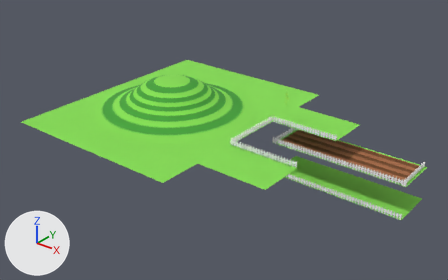
An edit to the glTF model client/res/fieldgrass.glb, drawn before and after from the same camera.
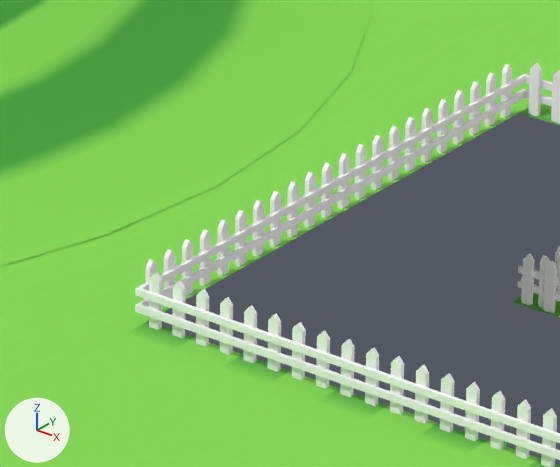
Each version is shown whole from a 50 mm camera at (81.2, -157.2, 103.7) aimed at (-34.1, -13.1, 14.3), then close up on the part from 48% to 62% of the width and 39% to 57% of the height. Arrows for +X, +Y and +Z are at lower left; the lights stay in place. Vertices at the same position are counted once.

The first close-up shows 'grass-1', 'grass1'.
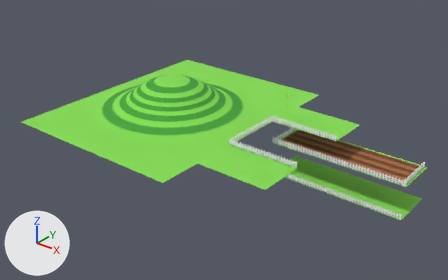
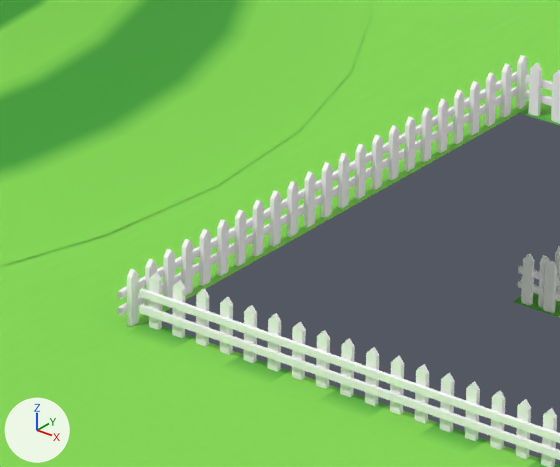
Location of each change, [x1, y1, x2, y2] in pixels of the close-ups (560 x 467 px):
part 1 of me_plane_008, added
    after: [127, 269, 139, 326]
part 2 of me_plane_008, added
    after: [516, 55, 528, 109]
part 3 of me_plane_008, added
    after: [118, 68, 528, 299]
part 4 of me_plane_008, added
    after: [118, 83, 528, 315]
part 5 of me_plane_008, deleted
    before: [135, 74, 527, 313]
part 6 of me_plane_008, cut back
    before: [501, 408, 507, 450]
part 7 of me_plane_008, surface changed
    both: [150, 64, 512, 268]

What changed in the scene script:
```text
Change me_plane_008:
    used by ob_grass_1; location = (-24.0, 0.0, 19.21)
    remove me_plane_008.from_pydata(...)  # 2121 vertices, 3446 faces; spans x -65.0..24.0, y -52.4..30.5, z 0.0..10.8
    add me_plane_008.from_pydata(...)  # 1621 vertices, 2854 faces; spans x -65.0..24.0, y -52.4..30.5, z 0.0..10.8
    me_plane_008 part 1: the loose piece of 10 vertices spanning x -0.3..-0.2, y -21.7..-21.3, z 0.0..2.0 is copied, and the copy is mirrored in x about its middle, then moved by (0.0, -1.0, 0.0), in mat_material_005 (white #ffffff); it spans x -0.4..-0.2, y -22.7..-22.3, z 0.0..2.0
    me_plane_008 part 2: the loose piece of 10 vertices spanning x 0.3..0.7, y 0.2..0.3, z 0.0..2.0 is copied, and the copy is turned 90 degrees about the z axis through the mesh origin, in mat_material_005 (white #ffffff); it spans x -0.4..-0.2, y 0.3..0.7, z 0.0..2.0
    me_plane_008 part 3: a new loose piece of 100 vertices spanning x -0.5..-0.4, y -23.0..1.0, z 1.1..1.4, in mat_material_005 (white #ffffff)
    me_plane_008 part 4: a new loose piece of 100 vertices spanning x -0.5..-0.4, y -23.0..1.0, z 0.5..0.7, in mat_material_005 (white #ffffff)
    me_plane_008 part 5: 258 vertices removed from x -0.2..4.3, y -22.5..0.5, z 0.0..1.3
    me_plane_008 part 6: 1 vertex moved within x 23.7, y -22.2, z 0.0; 42 vertices removed from x 14.7..23.9, y -22.4..-22.1, z 0.0..0.4
    me_plane_008 part 7: 198 kept faces spanning x -0.4..-0.2, y -21.7..-0.3, z 0.0..2.0 get new texture (UV) coordinates
    remove me_plane_008.materials.append(mat_material_031)  # white #ffffff
    add me_plane_008.materials.append(mat_material_005)  # white #ffffff
```
